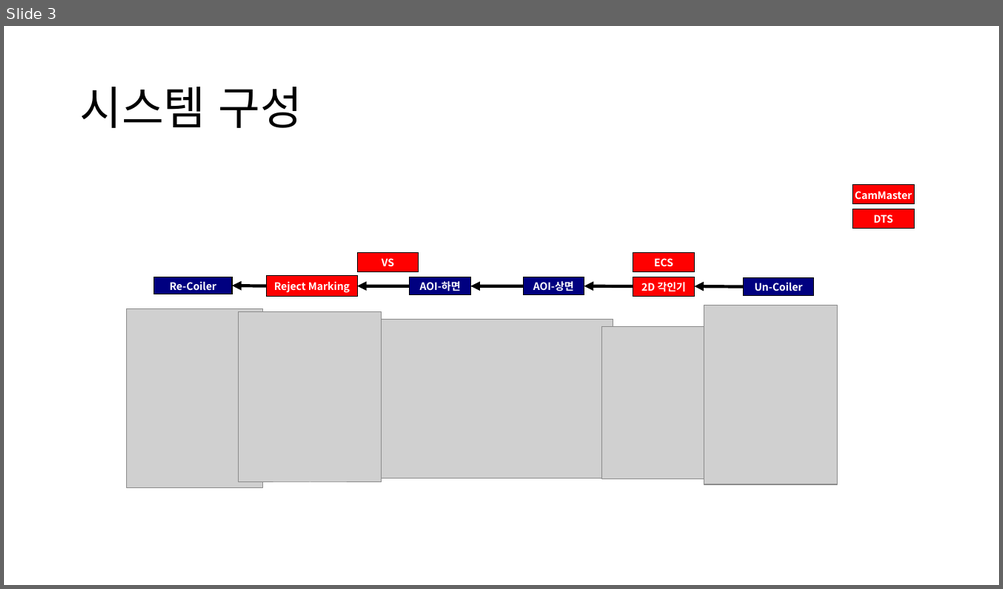
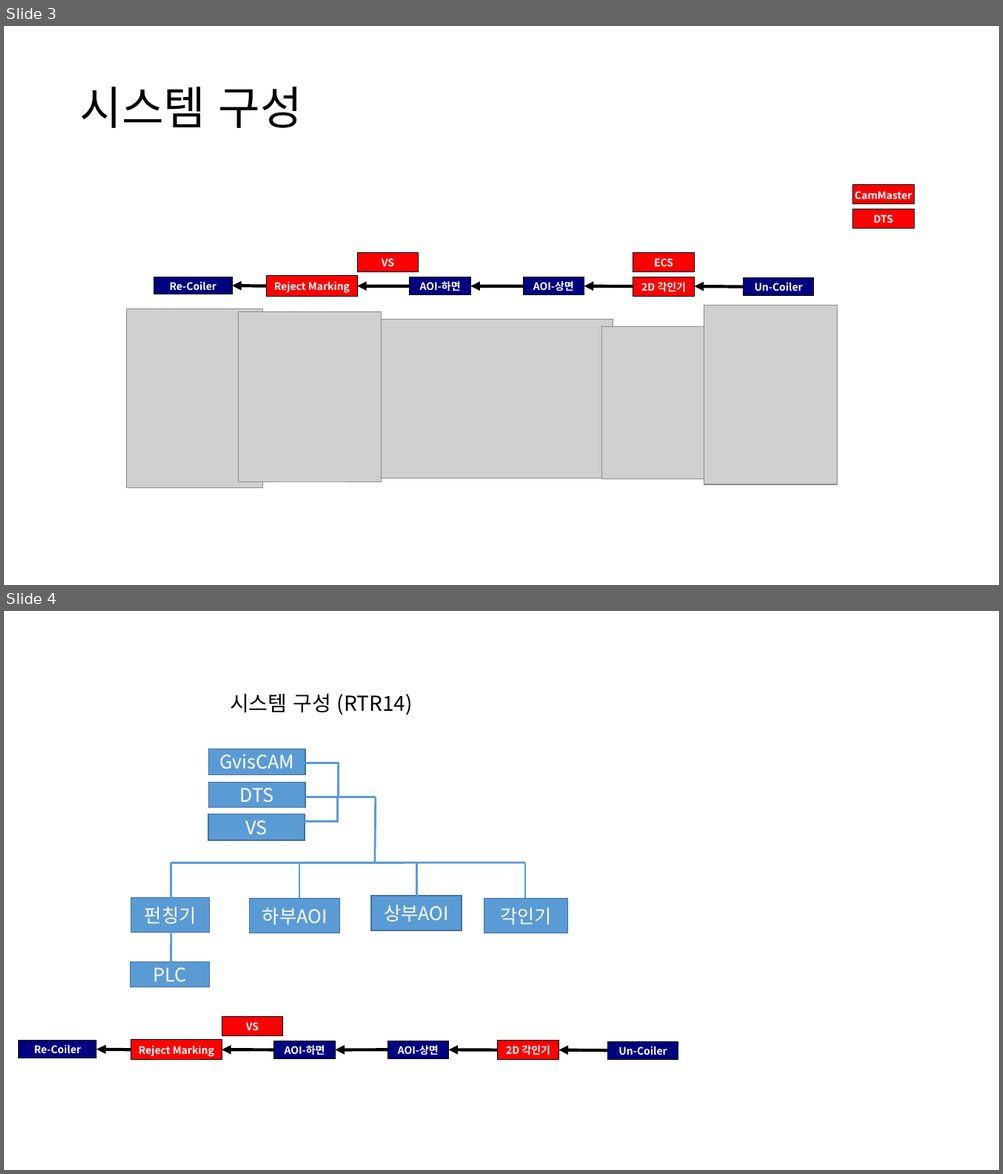
Before and after one commit to ShinYongDae/MyJob, a slide deck: RTR15호기개발 고려사항.pptx. Shown one above the other, each under a label of ours: slide 3 before the commit, slides 3 and 4 after it. The pictures are 1003x589 and 1003x1174 pixels, drawn with LibreOffice and Linux fonts; fonts in the diff are those of the drawing; grey boxes stand for pictures. Boxes give left, top, right and bottom in pixels: in the first picture for what was removed or moved away, otherwise in the second. Text is boxed around its words. In the diff, an @@ line names an element or a change of style, - is before the commit and + after.

```diff
--- a/RTR15호기개발 고려사항.pptx
+++ b/RTR15호기개발 고려사항.pptx
@@ slide 4 added at box(4, 611, 999, 1170), background #FFFFFF @@
@@ title added at box(230, 693, 412, 715), 20 pt, text #000000 @@
+시스템 구성 (RTR14)
@@ rectangle added at box(208, 749, 305, 775), fill #5B9BD5, outline #43739E 1 pt, 18 pt, text #FFFFFF @@
+GvisCAM
@@ elbow line added from (301, 763) to (375, 797), #5B9BD5 2 pt @@
@@ rectangle added at box(208, 783, 305, 808), fill #5B9BD5, outline #43739E 1 pt, 18 pt, text #FFFFFF @@
+DTS
@@ elbow line added from (299, 821) to (375, 797), #5B9BD5 2 pt @@
@@ line added from (305, 797) to (375, 797), #5B9BD5 2 pt @@
@@ line added from (375, 864) to (375, 797), #5B9BD5 2 pt @@
@@ rectangle added at box(208, 814, 304, 840), fill #5B9BD5, outline #43739E 1 pt, 18 pt, text #FFFFFF @@
+VS
@@ line added from (171, 898) to (171, 863), #5B9BD5 2 pt @@
@@ line added from (171, 863) to (525, 863), #5B9BD5 2 pt @@
@@ line added from (299, 898) to (299, 864), #5B9BD5 2 pt @@
@@ line added from (417, 898) to (417, 864), #5B9BD5 2 pt @@
@@ line added from (525, 898) to (525, 864), #5B9BD5 2 pt @@
@@ rectangle added at box(131, 897, 209, 933), fill #5B9BD5, outline #43739E 1 pt, 18 pt, text #FFFFFF @@
+펀칭기
@@ rectangle added at box(250, 899, 340, 934), fill #5B9BD5, outline #43739E 1 pt, 18 pt, text #FFFFFF @@
+하부AOI
@@ rectangle added at box(371, 896, 461, 931), fill #5B9BD5, outline #43739E 1 pt, 18 pt, text #FFFFFF @@
+상부AOI
@@ rectangle added at box(484, 898, 567, 934), fill #5B9BD5, outline #43739E 1 pt, 18 pt, text #FFFFFF @@
+각인기
@@ line added from (171, 968) to (171, 930), #5B9BD5 2 pt @@
@@ rectangle added at box(130, 963, 210, 988), fill #5B9BD5, outline #43739E 1 pt, 18 pt, text #FFFFFF @@
+PLC
@@ rectangle added at box(222, 1017, 283, 1037), fill #FF0000, outline #000000 0.75 pt, 10 pt, text #FFFFFF, bold @@
+VS
@@ rectangle added at box(18, 1041, 96, 1059), fill #000080, outline #000000 0.75 pt, 10 pt, text #FFFFFF, bold @@
+Re-Coiler
@@ arrow added from (131, 1051) to (96, 1050), #000000 3 pt @@
@@ rectangle added at box(131, 1040, 222, 1060), fill #FF0000, outline #000000 0.75 pt, 10 pt, text #FFFFFF, bold @@
+Reject Marking
@@ arrow added from (274, 1051) to (222, 1051), #000000 3 pt @@
@@ rectangle added at box(274, 1042, 336, 1059), fill #000080, outline #000000 0.75 pt, 10 pt, text #FFFFFF, bold @@
+AOI-하면
@@ arrow added from (387, 1051) to (336, 1051), #000000 3 pt @@
@@ rectangle added at box(387, 1042, 449, 1059), fill #000080, outline #000000 0.75 pt, 10 pt, text #FFFFFF, bold @@
+AOI-상면
@@ arrow added from (497, 1051) to (449, 1051), #000000 3 pt @@
@@ rectangle added at box(497, 1041, 558, 1060), fill #FF0000, outline #000000 0.75 pt, 10 pt, text #FFFFFF, bold @@
+2D 각인기
@@ arrow added from (608, 1051) to (558, 1051), #000000 3 pt @@
@@ rectangle added at box(608, 1042, 677, 1060), fill #000080, outline #000000 0.75 pt, 10 pt, text #FFFFFF, bold @@
+Un-Coiler
```
Also in this commit, not shown: 4 other files.
